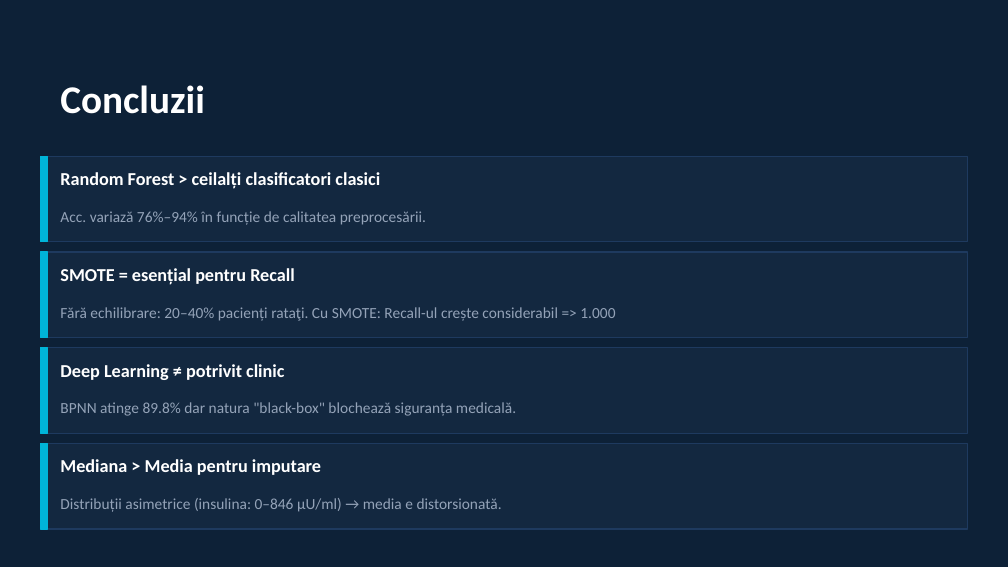
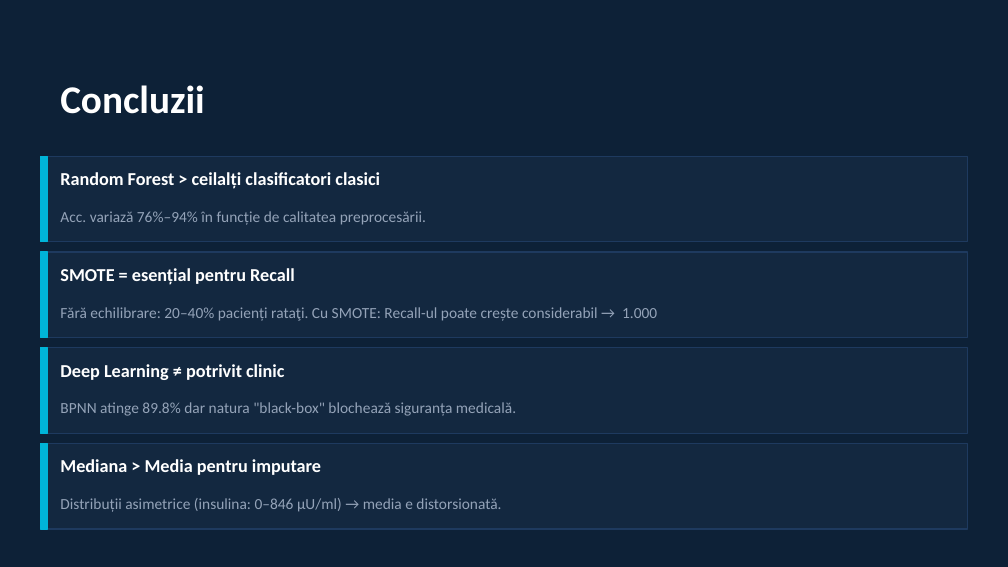
Before and after one commit to EmiCuciu/CS-UBB-FMI-INFO, a slide deck: slide 6 of 3rd Year/SEMESTER 2/TRSI/Raport de cercetare/DiabetRisc_Prezentare.pptx. Drawn at 1008x567 pixels with LibreOffice and Linux fonts; fonts in the diff are those of the drawing. Boxes give left, top, right and bottom in pixels: in the first picture for what was removed or moved away, otherwise in the second. Text is boxed around its words. In the diff, an @@ line names an element or a change of style, - is before the commit and + after.

```diff
--- a/3rd Year/SEMESTER 2/TRSI/Raport de cercetare/DiabetRisc_Prezentare.pptx
+++ b/3rd Year/SEMESTER 2/TRSI/Raport de cercetare/DiabetRisc_Prezentare.pptx
@@ text at bbox=[60, 307, 657, 321]: text changed @@
-Fără echilibrare: 20–40% pacienți rataţi. Cu SMOTE: Recall-ul crește considerabil => 1.000
+Fără echilibrare: 20–40% pacienți rataţi. Cu SMOTE: Recall-ul poate crește considerabil → 1.000
```
Also in this commit, not shown: 4 other slides changed, 7 other files.
